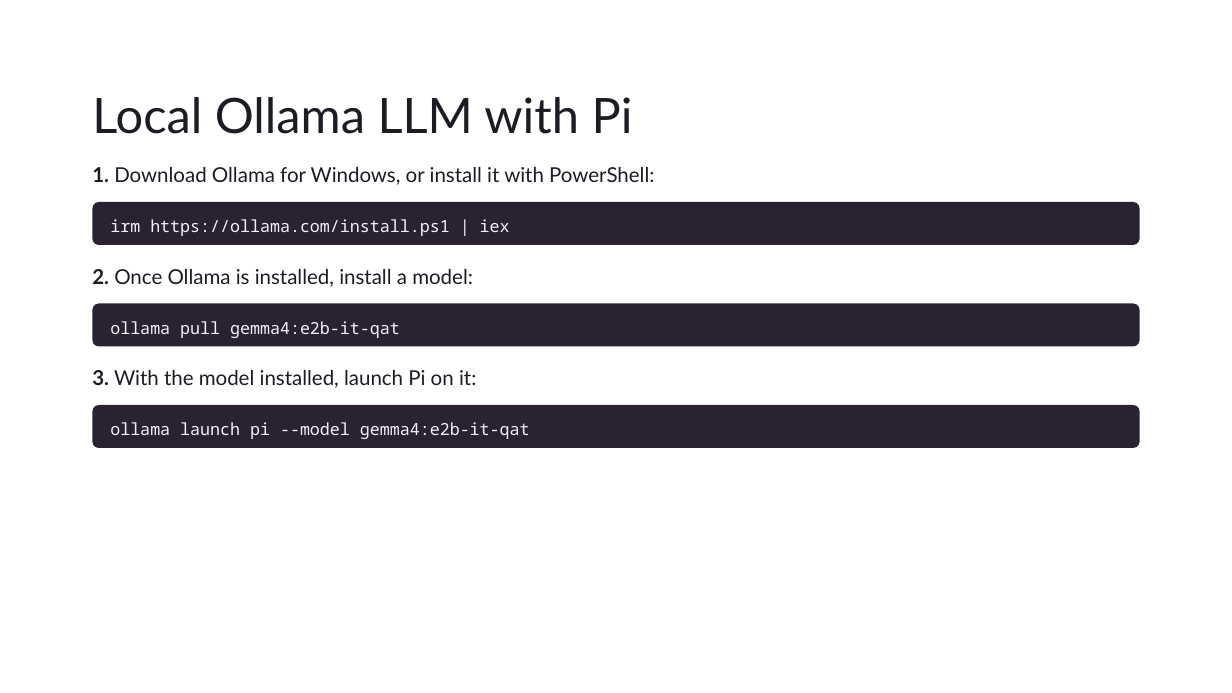
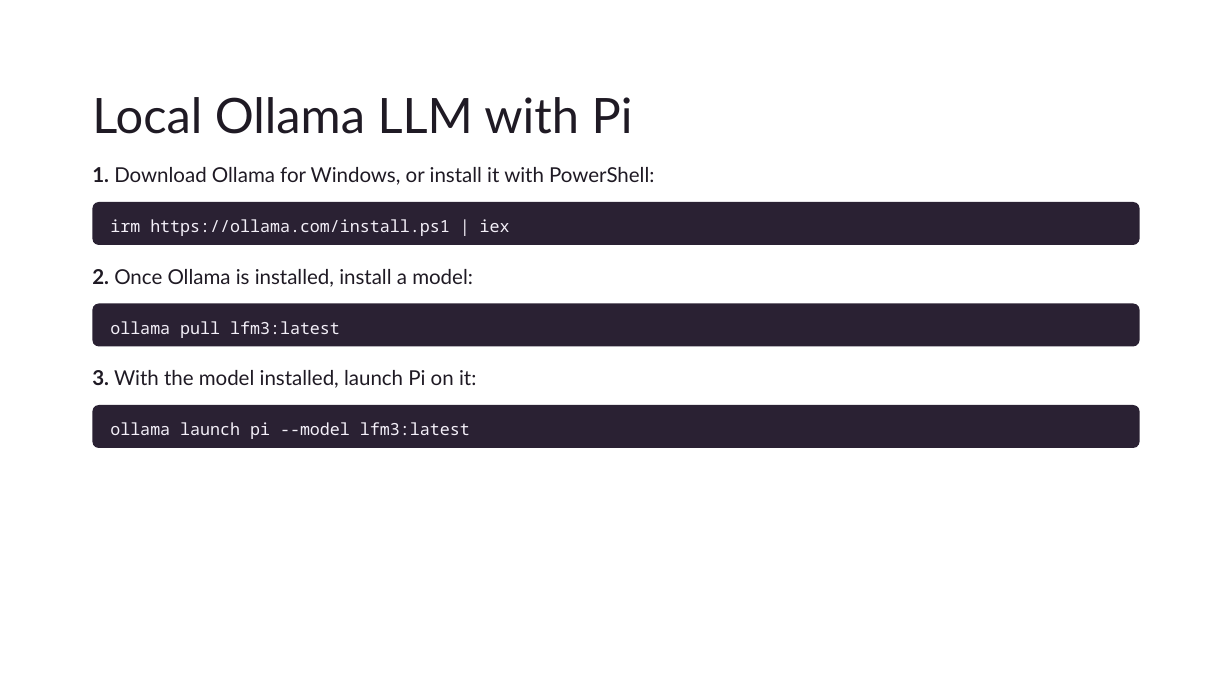
Before and after one commit to sawyerb-ksu/heartland-ai-symposium-pi, a slide deck: slide 6 of PresentationSlides.pptx (slide 7 before the commit). Drawn at 1232x693 pixels with LibreOffice and Linux fonts; fonts in the diff are those of the drawing; background and template pictures are left out. Boxes give left, top, right and bottom in pixels: in the first picture for what was removed or moved away, otherwise in the second. Text is boxed around its words. In the diff, an @@ line names an element or a change of style, - is before the commit and + after.

```diff
--- a/PresentationSlides.pptx
+++ b/PresentationSlides.pptx
@@ text in rounded rectangle at (110,321,340,338): text changed @@
-ollama pull gemma4:e2b-it-qat
+ollama pull lfm3:latest
@@ text in rounded rectangle at (110,422,470,439): text changed @@
-ollama launch pi --model gemma4:e2b-it-qat
+ollama launch pi --model lfm3:latest
```
Also in this commit, not shown: 2 other slides changed, 2 slides added, 1 slide removed.
